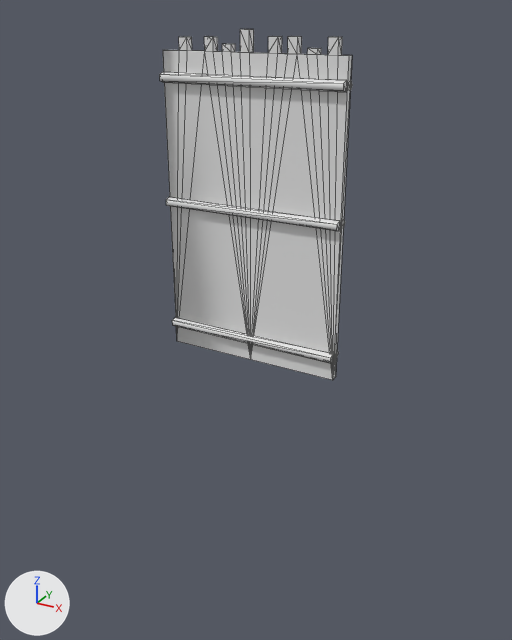
A saved change to the COLLADA model art/meshes/structural/palisade_bamboo_short.dae.
Camera for both pictures: a 50 mm camera at (8.4, -14.98, 8.17) aimed at (-0.03, 0.35, 0.51). Arrows for +X, +Y and +Z are at lower left; the lights stay in place. Mesh edges are drawn as thin lines. Vertices at the same position are counted once.

Before the edit, the objects in view are built like this:
```python
me_palisade_bamboo_short = bpy.data.meshes.new('palisade_bamboo_short')
me_palisade_bamboo_short.from_pydata(...)  # 140 vertices, 236 faces; spans x -2.37..2.42, y -0.23..0.26, z -0.47..7.75
ob_palisade_bamboo_short = bpy.data.objects.new('palisade_bamboo_short', me_palisade_bamboo_short)
ob_palisade_bamboo_short.location = (0.0, 0.0, 0.0)
```
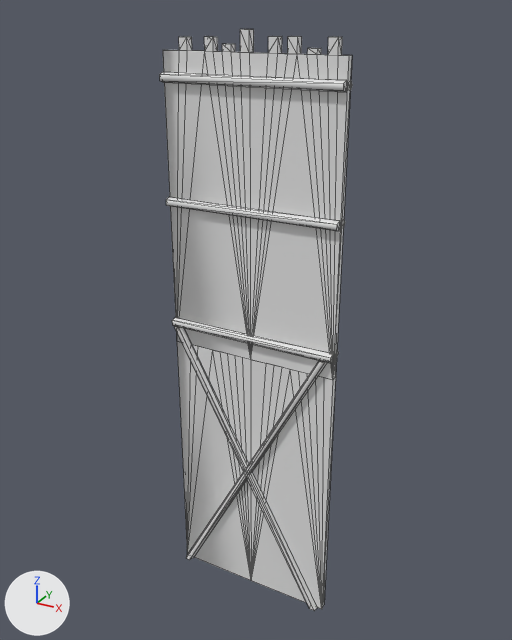
Commit message: Extend palisade below the ground

Where the change shows, as pixel boxes (x1, y1, x2, y2) in the pictures (512 x 640 px):
'palisade_bamboo_short', reshaped (65% taller)
    before: (160, 29, 352, 380)
    after: (160, 29, 352, 610)
part 1 of me_palisade_bamboo_short, added
    after: (174, 326, 336, 610)

The change, as a diff of the scene's bpy script:
```diff
--- a/art/meshes/structural/palisade_bamboo_short.dae.py
+++ b/art/meshes/structural/palisade_bamboo_short.dae.py
@@ me_palisade_bamboo_short @@
 # used by ob_palisade_bamboo_short; location = (0.0, 0.0, 0.0)
-me_palisade_bamboo_short.from_pydata(...)  # 140 vertices, 236 faces; spans x -2.37..2.42, y -0.23..0.26, z -0.47..7.75
+me_palisade_bamboo_short.from_pydata(...)  # 219 vertices, 318 faces; spans x -2.37..2.42, y -0.23..0.26, z -8.21..7.75
+# me_palisade_bamboo_short part 1
+# 62 vertices are added at x -2.36..2.26, y -0.23..0.25, z -8.21..0.05
+# 9 new vertices lie (0.0, 0.0, -7.74) away from vertices in x -2.36..2.42, y -0.07..0.12, z -0.47
+# 8 new vertices lie (0.12, -0.09, 0.0) away from vertices in x -2.23..2.18, y 0.0..0.25, z -8.21..0.05
+# 82 new faces join them
```
